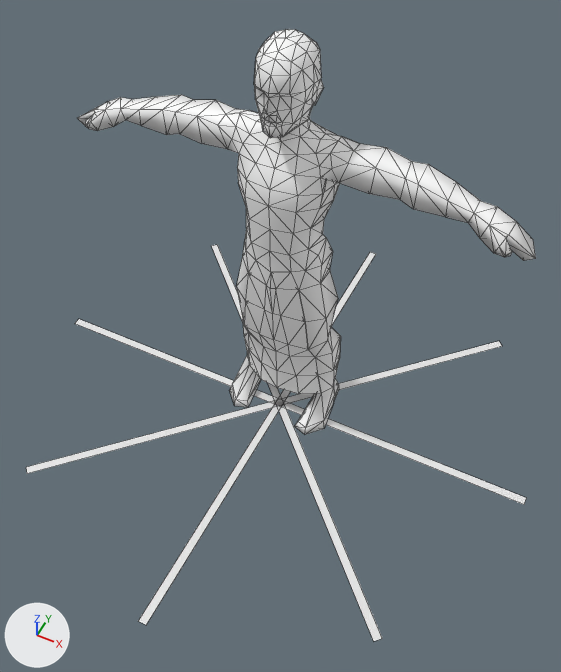
The FBX model Contents/mods/The Last of Us Infected/media/anims_X/Zombie/clicker_TurnL135_Alerted.fbx as it was, and as the next commit left it.
Before and after are seen from a 50 mm camera at (54.5, -108.6, 161.7) aimed at (5.3, -10.2, 38.7). Every picture has the same lights, and +X, +Y and +Z are marked at lower left. Mesh edges are drawn as thin lines. Where no turn or scale is listed for an object, it has been applied to the vertices.
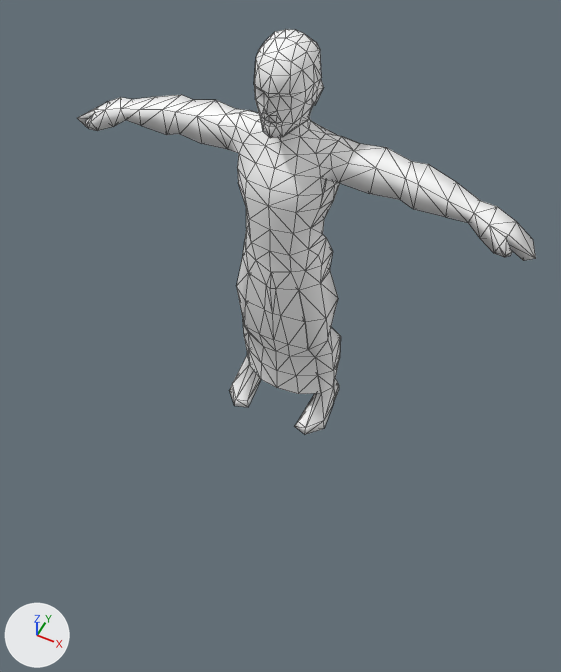
The newer file is also rescaled (x0.01) as a whole; pictures and numbers use the older file's frame.

Pixel boxes (x1, y1, x2, y2) of what changed, in the pictures (561 x 672 px):
'Plane.005', deleted: before (26, 341, 502, 474)
'Plane.003', deleted: before (75, 319, 526, 504)
'Plane.004', deleted: before (212, 244, 382, 641)
'Plane.002', deleted: before (138, 252, 376, 625)

The change, as a diff of the scene's bpy script:
```diff
--- a/Contents/mods/The Last of Us Infected/media/anims_X/Zombie/clicker_TurnL135_Alerted.fbx.py
+++ b/Contents/mods/The Last of Us Infected/media/anims_X/Zombie/clicker_TurnL135_Alerted.fbx.py
@@ ob_plane_004 @@
-ob_plane_004 = bpy.data.objects.new('Plane.004', me_plane_004)
-ob_plane_004.location = (0.0, 0.0, 0.0)
@@ ob_plane_005 @@
-ob_plane_005 = bpy.data.objects.new('Plane.005', me_plane_005)
-ob_plane_005.location = (0.0, 0.0, 0.0)
@@ ob_plane_002 @@
-ob_plane_002 = bpy.data.objects.new('Plane.002', me_plane_002)
-ob_plane_002.location = (0.0, 0.0, 0.0)
@@ ob_plane_003 @@
-ob_plane_003 = bpy.data.objects.new('Plane.003', me_plane_003)
-ob_plane_003.location = (0.0, 0.0, 0.0)
```
